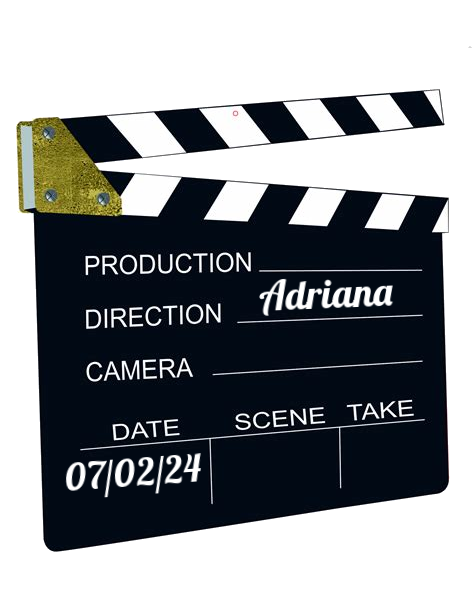
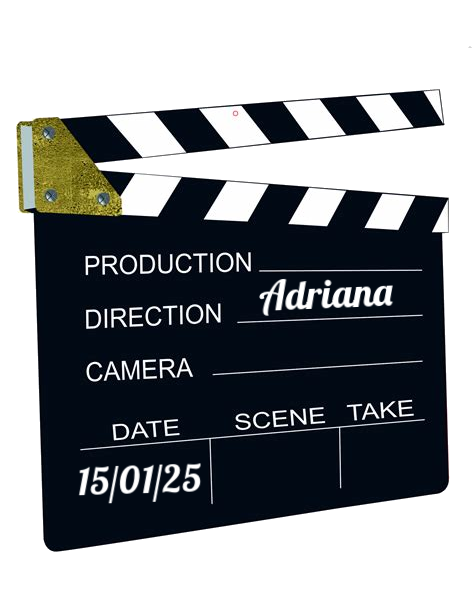
Before/after of a 474x614 layered artwork. What changed in the layer stack:
renamed "07/02/24" to "15/01/25", painted on it over [65, 453, 202, 504]
